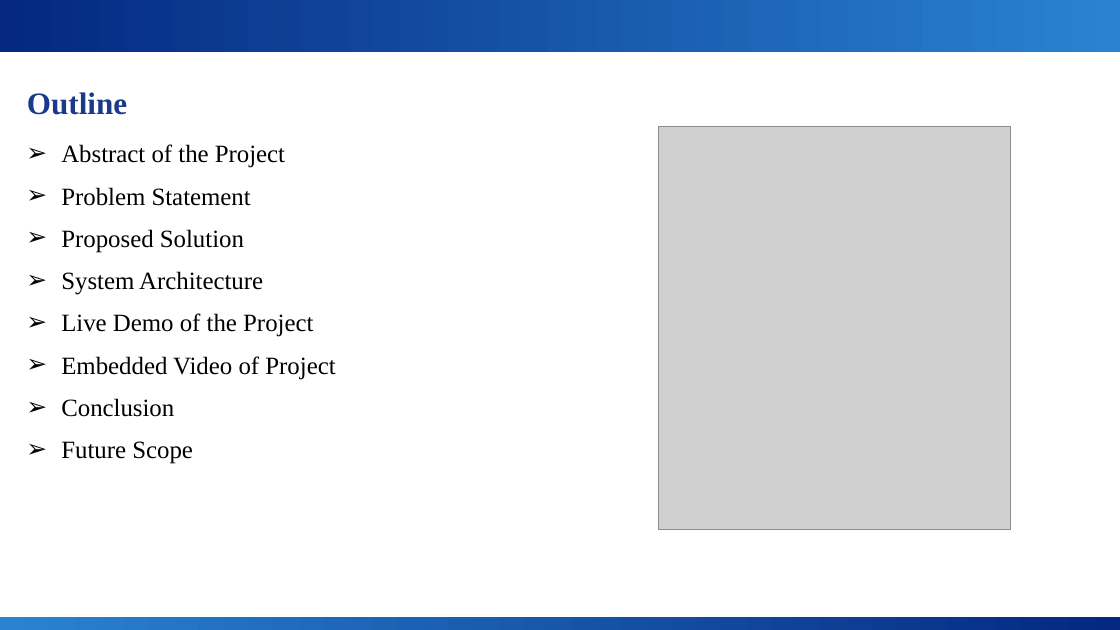
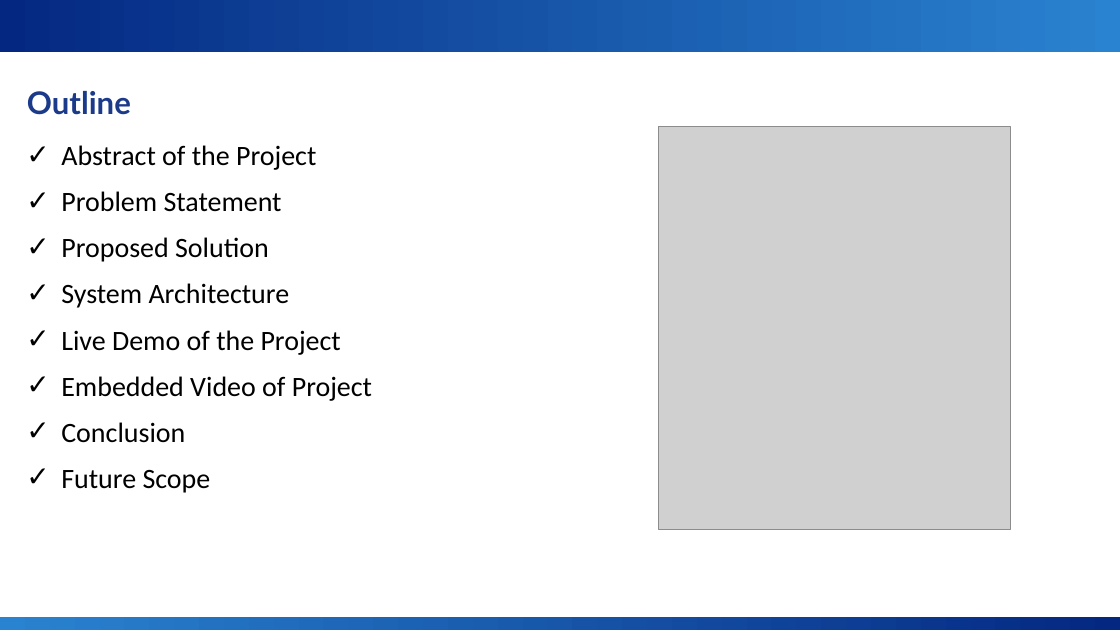
Before and after one commit to snehakhandelwal666-cmyk/sneha_project, a slide deck: slide 2 of PAY LENS - VISUALISING SALARY TRUTH WITH BI & AI.pptx. Drawn at 1120x630 pixels with LibreOffice and Linux fonts; fonts in the diff are those of the drawing; grey boxes stand for pictures; background and template pictures are left out. Boxes give left, top, right and bottom in pixels: in the first picture for what was removed or moved away, otherwise in the second. Text is boxed around its words. In the diff, an @@ line names an element or a change of style, - is before the commit and + after.

```diff
--- a/PAY LENS - VISUALISING SALARY TRUTH WITH BI & AI.pptx
+++ b/PAY LENS - VISUALISING SALARY TRUTH WITH BI & AI.pptx
@@ text "Outline" at (27, 91, 131, 115): font Times New Roman to Lato @@
@@ text "Abstract of the Project" at (61, 145, 372, 493): size 16 to 18 pt, font Times New Roman to Calibri; bullet ➢ to ✓ @@
```
Also in this commit, not shown: 9 other slides changed, 3 slides added, 4 slides removed.
